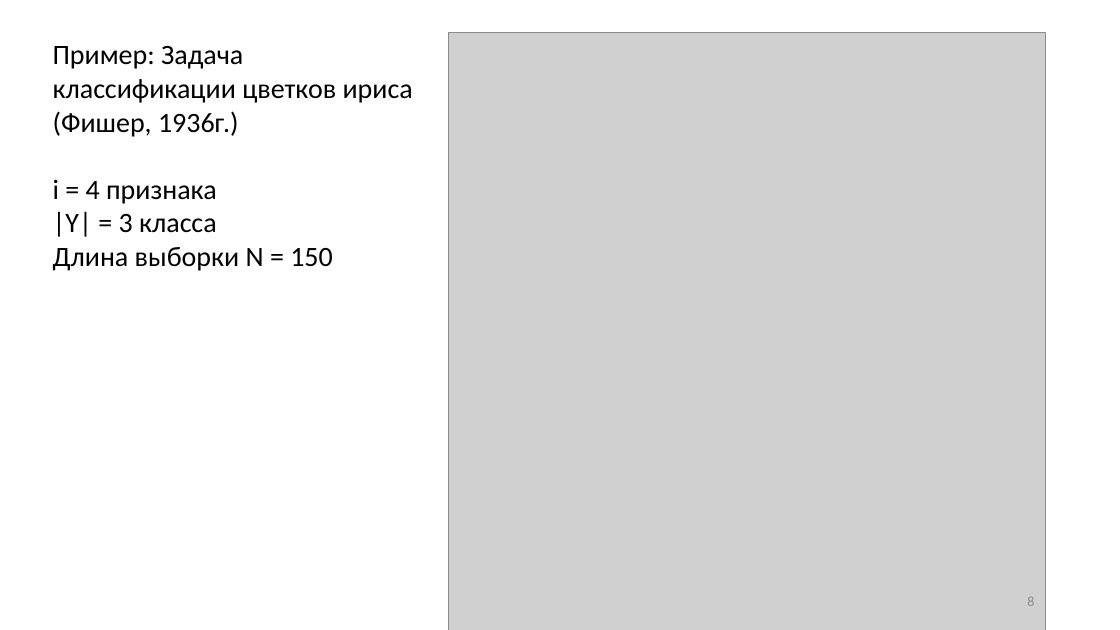
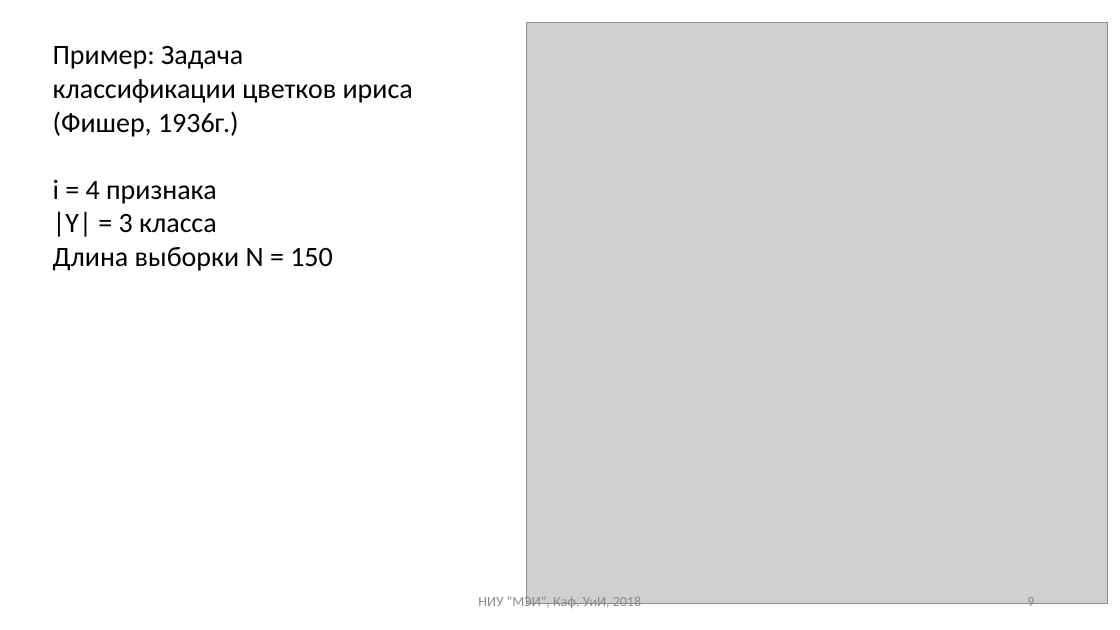
Before and after one commit to uii-mpei/uii-mpei.github.io, a slide deck: slide 9 of study/courses/iis/IIS_lec_1.pptx (slide 8 before the commit). Drawn at 1120x630 pixels with LibreOffice and Linux fonts; fonts in the diff are those of the drawing; grey boxes stand for pictures. Boxes give left, top, right and bottom in pixels: in the first picture for what was removed or moved away, otherwise in the second. Text is boxed around its words. In the diff, an @@ line names an element or a change of style, - is before the commit and + after.

```diff
--- a/study/courses/iis/IIS_lec_1.pptx
+++ b/study/courses/iis/IIS_lec_1.pptx
@@ picture: place and size @@
-picture at (448, 33, 1045, 630)
+picture at (527, 23, 1108, 604)
@@ text added at (478, 594, 641, 610), 12 pt, text #8C8C8C @@
+НИУ "МЭИ", Каф. УиИ, 2018
@@ page number at (1027, 597, 1034, 610): text changed @@
-8
+9
```
Also in this commit, not shown: 14 other slides changed, 1 slide added, 5 other files.
